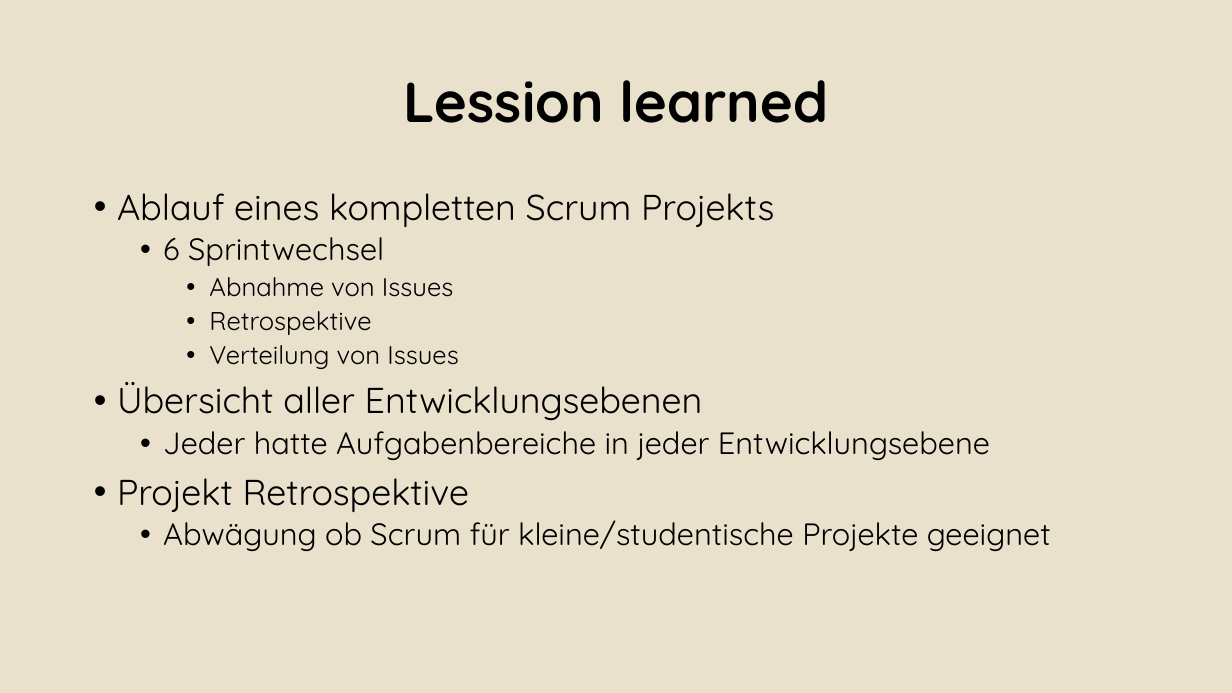
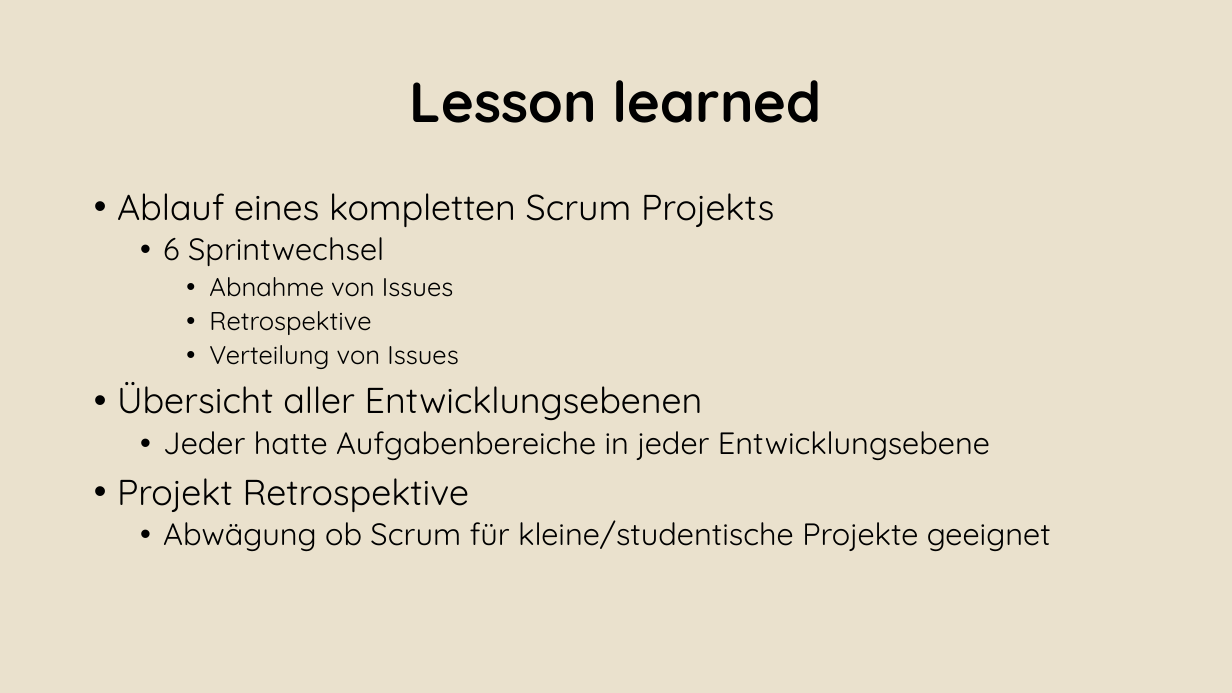
Before and after one commit to Alergeek/Dokumentation, a slide deck: slide 24 of Docs/AbschlussPräsi.pptx (slide 21 before the commit). Drawn at 1232x693 pixels with LibreOffice and Linux fonts; fonts in the diff are those of the drawing; background and template pictures are left out. Boxes give left, top, right and bottom in pixels: in the first picture for what was removed or moved away, otherwise in the second. Text is boxed around its words. In the diff, an @@ line names an element or a change of style, - is before the commit and + after.

```diff
--- a/Docs/AbschlussPräsi.pptx
+++ b/Docs/AbschlussPräsi.pptx
@@ title at (x1=410, y1=80, x2=822, y2=123): text changed @@
-Lession learned
+Lesson learned
```
Also in this commit, not shown: 11 other slides changed, 5 slides added, 6 slides removed.
